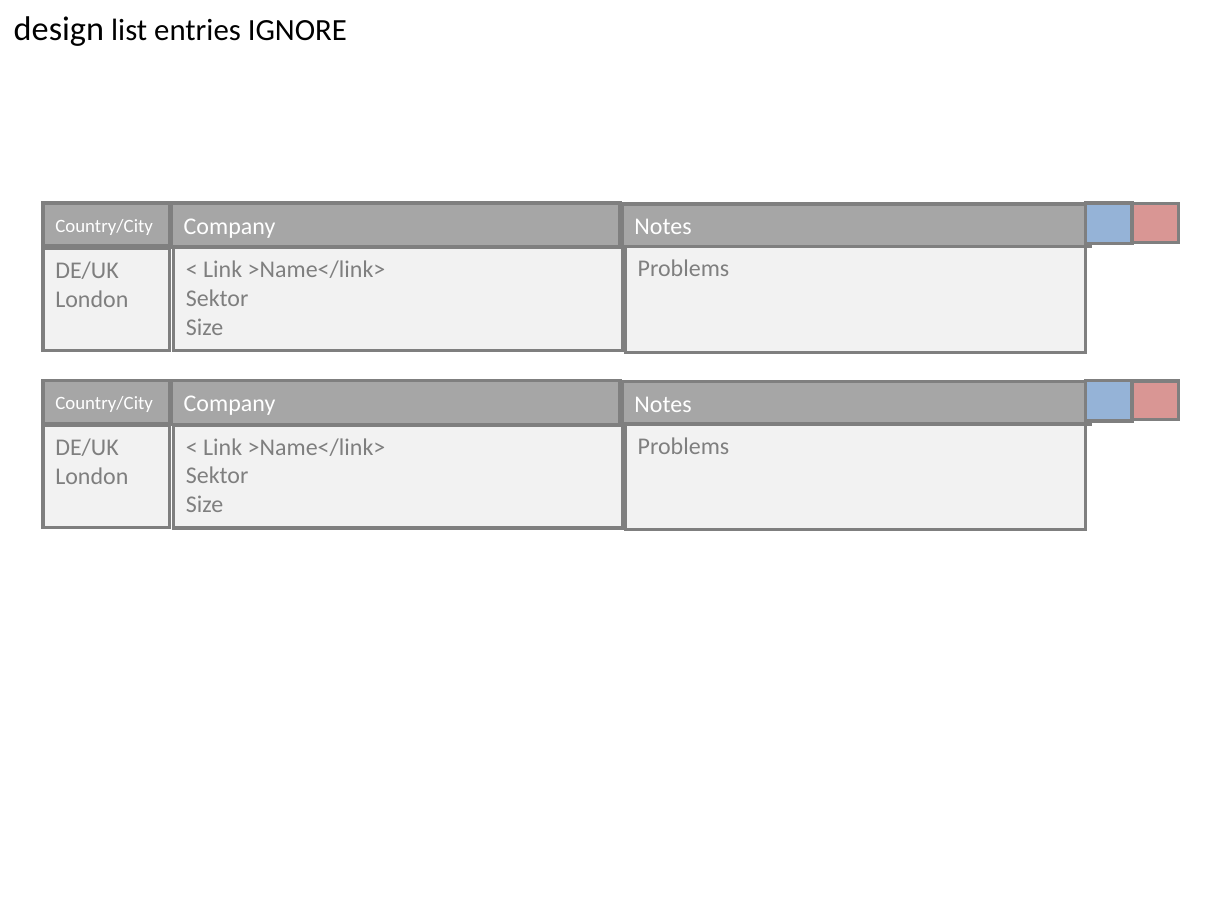
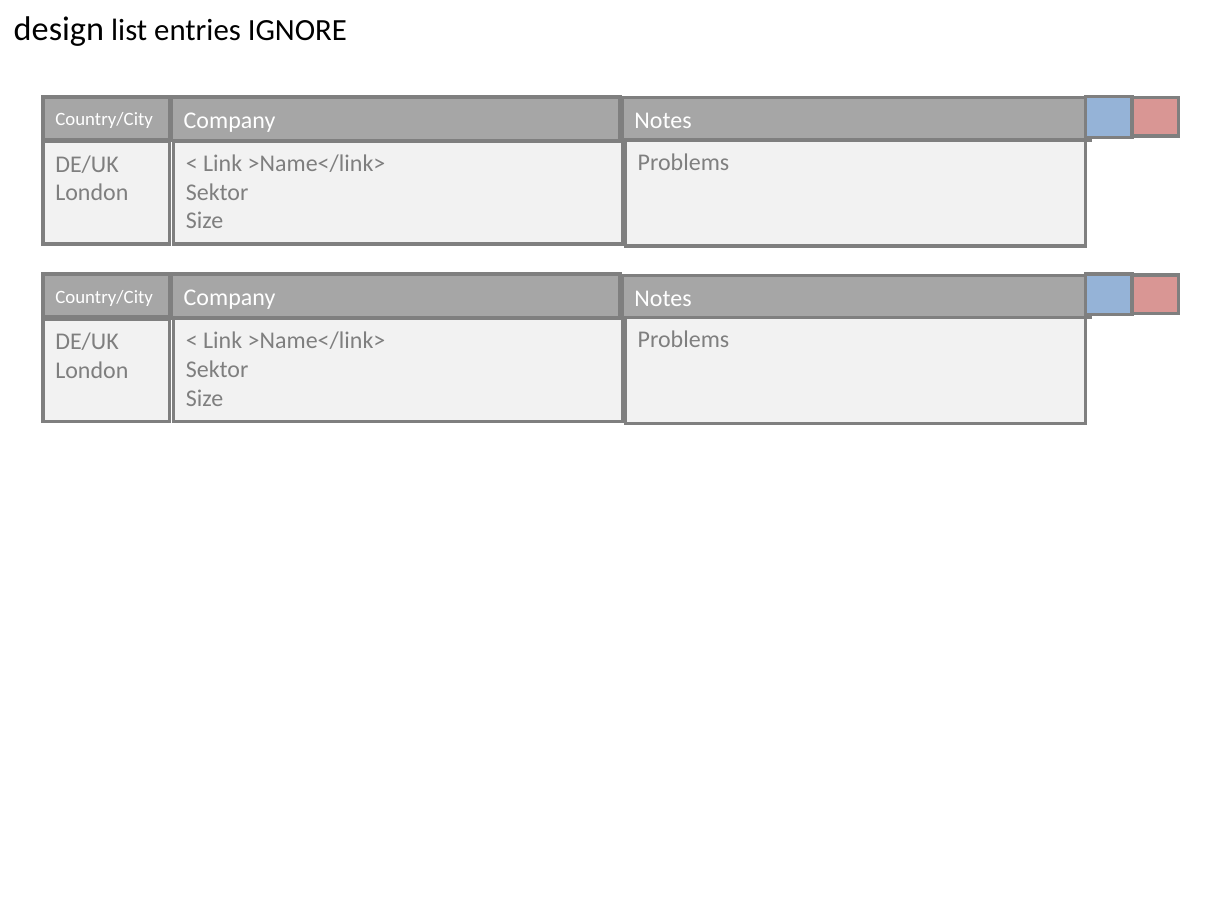
Before and after one commit to githubnorm/privat, a slide deck: slide 3 of docs/p1.ppt. Drawn at 1232x924 pixels with LibreOffice and Linux fonts; fonts in the diff are those of the drawing. Boxes give left, top, right and bottom in pixels: in the first picture for what was removed or moved away, otherwise in the second. Text is boxed around its words. In the diff, an @@ line names an element or a change of style, - is before the commit and + after.

```diff
--- a/docs/p1.ppt
+++ b/docs/p1.ppt
@@ 8 rectangles: place and size @@
-8 rectangles at [43,381,1179,530]
+8 rectangles at [43,96,1179,246]
@@ 8 rectangles: place and size @@
-8 rectangles at [43,203,1179,352]
+8 rectangles at [43,275,1179,424]
```
Also in this commit, not shown: 1 other slide changed, 3 slides added, 1 slide removed, 14 other files.
